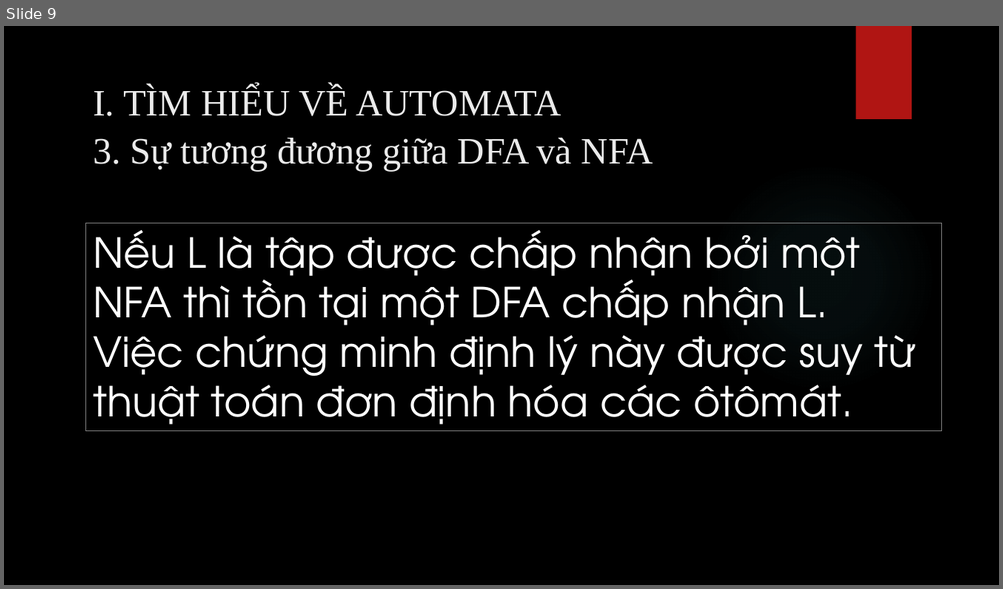
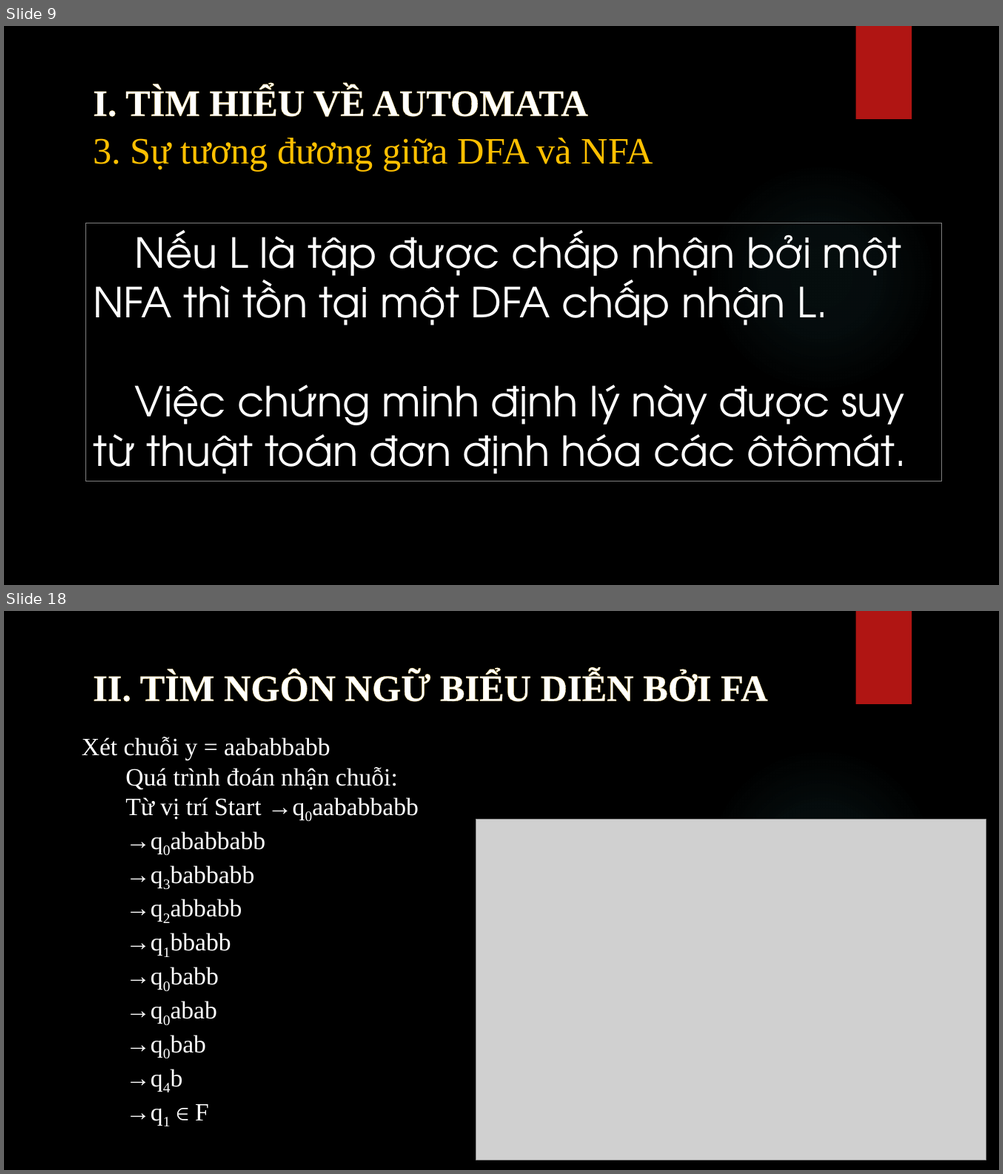
Before and after one commit to bahao113/TieuLuanNNHTvaTinhToan, a slide deck: bao cao.pptx. Shown one above the other, each under a label of ours: slide 9 before the commit, slides 9 and 18 after it; the slides between them are not shown. The pictures are 1003x589 and 1003x1174 pixels, drawn with LibreOffice and Linux fonts; fonts in the diff are those of the drawing; grey boxes stand for pictures; background and template pictures are left out. Boxes give left, top, right and bottom in pixels: in the first picture for what was removed or moved away, otherwise in the second. Text is boxed around its words. In the diff, an @@ line names an element or a change of style, - is before the commit and + after.

```diff
--- a/bao cao.pptx
+++ b/bao cao.pptx
@@ slide 18 added at (x1=4, y1=611, x2=999, y2=1170), background picture (left out); not listed: 2 template elements that a slide beside it also shows @@
@@ text added at (x1=93, y1=672, x2=767, y2=702), 36 pt, text #FFFFFF, bold @@
+II. TÌM NGÔN NGỮ BIỂU DIỄN BỞI FA
@@ text added at (x1=82, y1=737, x2=398, y2=820), 24 pt, text #FFFFFF @@
+Xét chuỗi y = aababbabb
+Quá trình đoán nhận chuỗi:
+Từ vị trí Start →q0aababbabb
+→q0ababbabb
+→q3babbabb
+→q2abbabb
+→q1bbabb
+→q0babb
+→q0abab
+→q0bab
+→q4b
+→q1 ∈ F
@@ picture added at (x1=476, y1=820, x2=987, y2=1160) @@
@@ slide 9 changed as well @@
@@ text "I. TÌM HIỂU VỀ AUTOMATA" at (x1=93, y1=87, x2=588, y2=117): text colour #EBEBEB to #FFFFFF, letter outline none to #F0D47F 0.52 pt, bold on @@
@@ text "3. Sự tương đương giữa ..." at (x1=93, y1=138, x2=653, y2=171): text colour #EBEBEB to #FFC000 @@
@@ rectangle "Nếu L là tập được ..." resized from (x1=85, y1=223, x2=941, y2=431) to (x1=85, y1=223, x2=941, y2=482) @@
@@ rectangle "Nếu L là tập được ..." at (x1=85, y1=223, x2=941, y2=482): indent changed @@
```
Also in this commit, not shown: 8 other slides changed, 10 other slides added, 1 slide removed.
